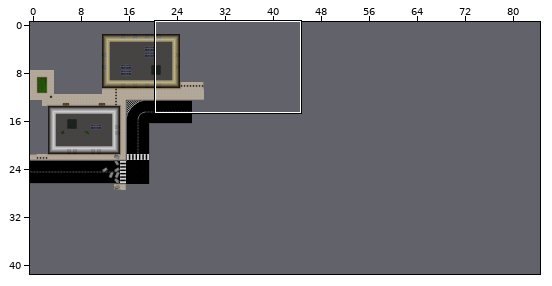
Tiled map, stored at Assets/maps/level1.tmx. The first picture is a wide view before the edit; the outline marks the close-up.
Close-up. Before the edit:
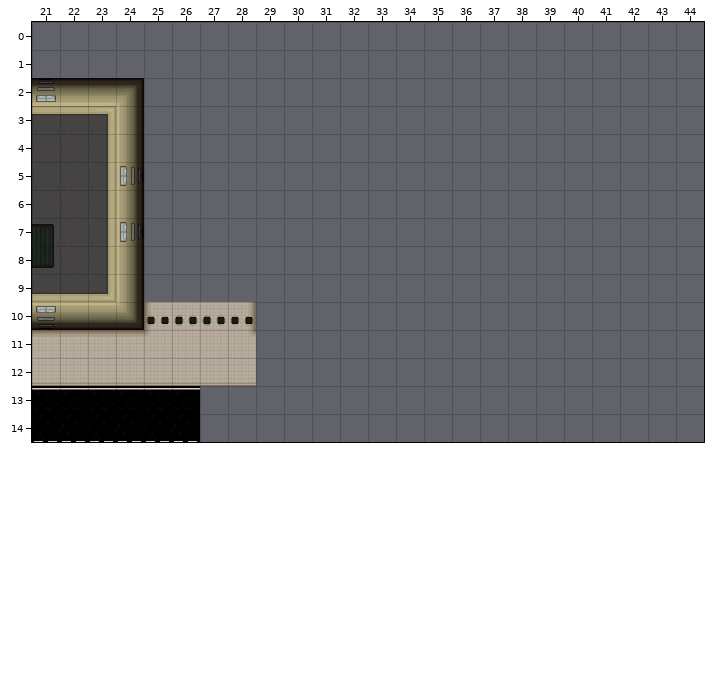
Cells are 32x32 px. Shown: x 21..44, y 0..14. The commit also changed other parts of the map, which this record leaves out. The old version is drawn lined up with the new one.
New version:
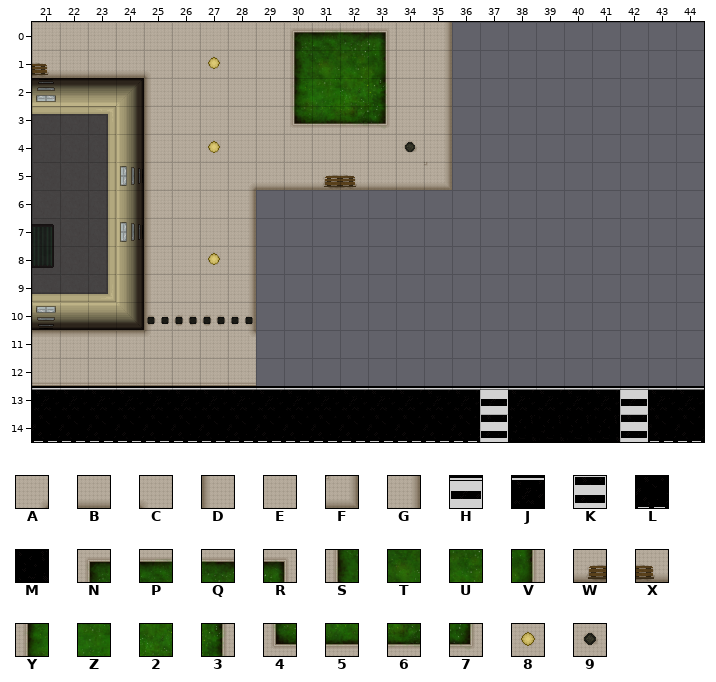
Key: from "roads": A 5, B 6, C 7, D 8, E 11, F 14, G 15, H 23, J 24, K 33, L 34, M 41, N 180, P 181, Q 182, R 183, S 190, T 191, U 192, V 193, W 196, X 197, Y 200, Z 201, 2 202, 3 203, 4 210, 5 211, 6 212, 7 213, 8 216, 9 217.
_ is an empty cell.
Change:
{"change": "map size 75x50 -> 150x50 cells"}
{"where": "layer \"Tile Layer 1\""}
{"y":0,"x":21,"old":"_______________","new":"EEEEEEEEENPQREG"}
{"y":1,"x":21,"old":"_______________","new":"XBBBCE8EESTUVEG"}
{"y":2,"x":25,"old":"___________","new":"DEEEEYZ23EG"}
{"y":3,"x":25,"old":"___________","new":"DEEEE4567EG"}
{"y":4,"x":25,"old":"___________","new":"DE8EEEEEE9G"}
{"y":5,"x":25,"old":"___________","new":"DEEABBWXBBF"}
{"y":6,"x":25,"old":"____","new":"DEEG"}
{"y":7,"x":25,"old":"____","new":"DEEG"}
{"y":8,"x":25,"old":"____","new":"DE8G"}
{"y":9,"x":25,"old":"____","new":"DEEG"}
{"y":13,"x":27,"old":"__________________","new":"JJJJJJJJJJHJJJJHJJ"}
{"y":14,"x":27,"old":"__________________","new":"LLLLLLLLLLKMMMMKLL"}
